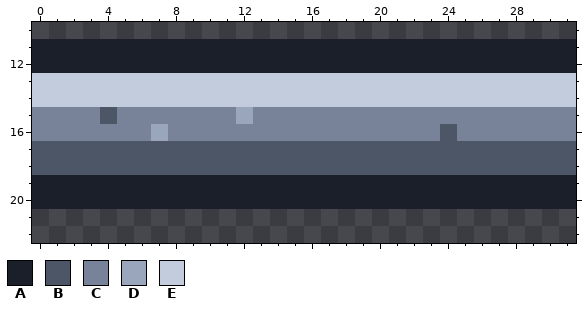
One commit to this pixel-art file: tiles/wall_h.aseprite. The first picture shows the starting point.
32x32 pixels, 1 frame. Shown: x 0..31, y 10..22.
Palette (. is transparent): A #1b1f2a  B #4c5666  C #78839a  D #9aa6bc  E #c3ccdc
The same view after the edit:
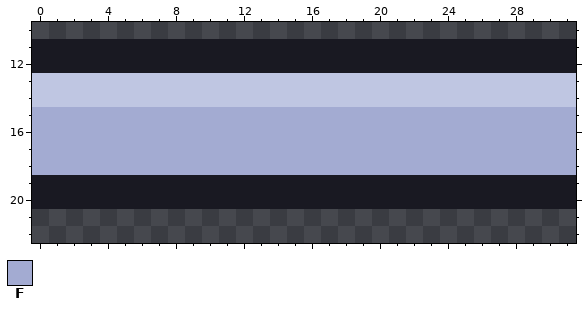
Colours new in this view: F #a3abd2
Change:
Colour A changes from #1b1f2a to #191922.
Colour E changes from #c3ccdc to #bfc6e2.
Layers "ink", "flat":
Colour F replaces colour B in row 15 at x 4; in row 16 at x 24; in rows 17 to 18 at x 0 to 31.
Colour F replaces colour C in row 15 at x 0 to 3, 5 to 11 and 13 to 31; in row 16 at x 0 to 6, 8 to 23 and 25 to 31.
Colour F replaces colour D in row 15 at x 12; in row 16 at x 7.
Where, in picture pixels (left, top, right, bottom), the same in both pictures:
changed: (32, 39, 576, 209)
